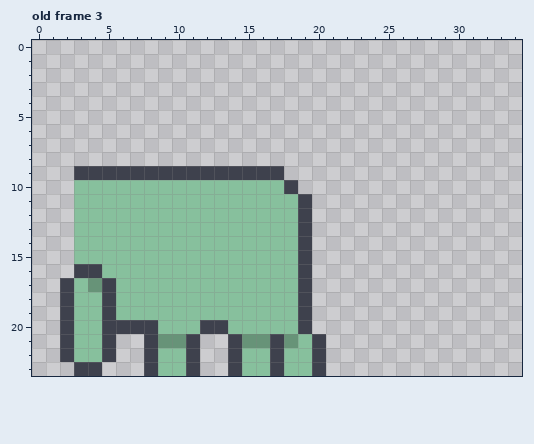
File history of a pixel-art file, images/cenadude.aseprite. Above is the file before it was changed.
35x24 pixels, 4 frames. Shown: old frame 3. The commit also changed other frames, which this record leaves out.
Once edited:
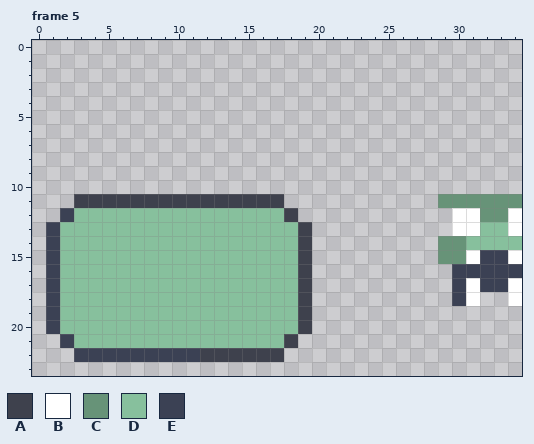
Palette (. is transparent): A #3e414d  B #ffffff  C #679378  D #87c09d  E #3b4154
A new or re-ordered frame is compared with the old frame closest to it.
The exact change:
frames 4 -> 6
layer "Face" now shown
layer "Legs" removed
Frame 5 is new; against old frame 3:
y 9: x 3..17 AAAAAAAAAAAAAAA -> ...............
y 10: x 3..18 DDDDDDDDDDDDDDDA -> ................
y 11: x 3..19 DDDDDDDDDDDDDDDDA -> AAAAAAAAAAAAAAA..; x 29..34 ...... -> CCCCCC
y 12: x 2 . -> E; x 18..19 DA -> A.; x 30..34 ..... -> BBCCB
y 13: x 1..2 .. -> ED; x 30..34 ..... -> BBDDB
y 14: x 1..2 .. -> ED; x 29..34 ...... -> CCDDDD
y 15: x 1..2 .. -> ED; x 29..34 ...... -> CCBEEB
y 16: x 1..4 ..AA -> EDDD; x 30..34 ..... -> EEEEE
y 17: x 1..2 .A -> ED; x 4..5 CA -> DD; x 30..34 ..... -> EBEEB
y 18: x 1..2 .A -> ED; x 5 A -> D; x 30..31 .. -> EB; x 34 . -> B
y 19: x 1..2 .A -> ED; x 5 A -> D
y 20: x 1..2 .A -> ED; x 5..8 AAAA -> DDDD; x 12..13 AA -> DD
y 21: x 2 A -> E; x 5..20 A..ACCA..ACCACDA -> DDDDDDDDDDDDDA..
y 22: x 2..13 ADDA..ADDA.. -> .EEEEEEEEEAA; x 15..16 DD -> AA; x 18..20 DDA -> ...
y 23: x 3..4 AA -> ..; x 8..11 ADDA -> ....; x 14..20 ADDADDA -> .......
